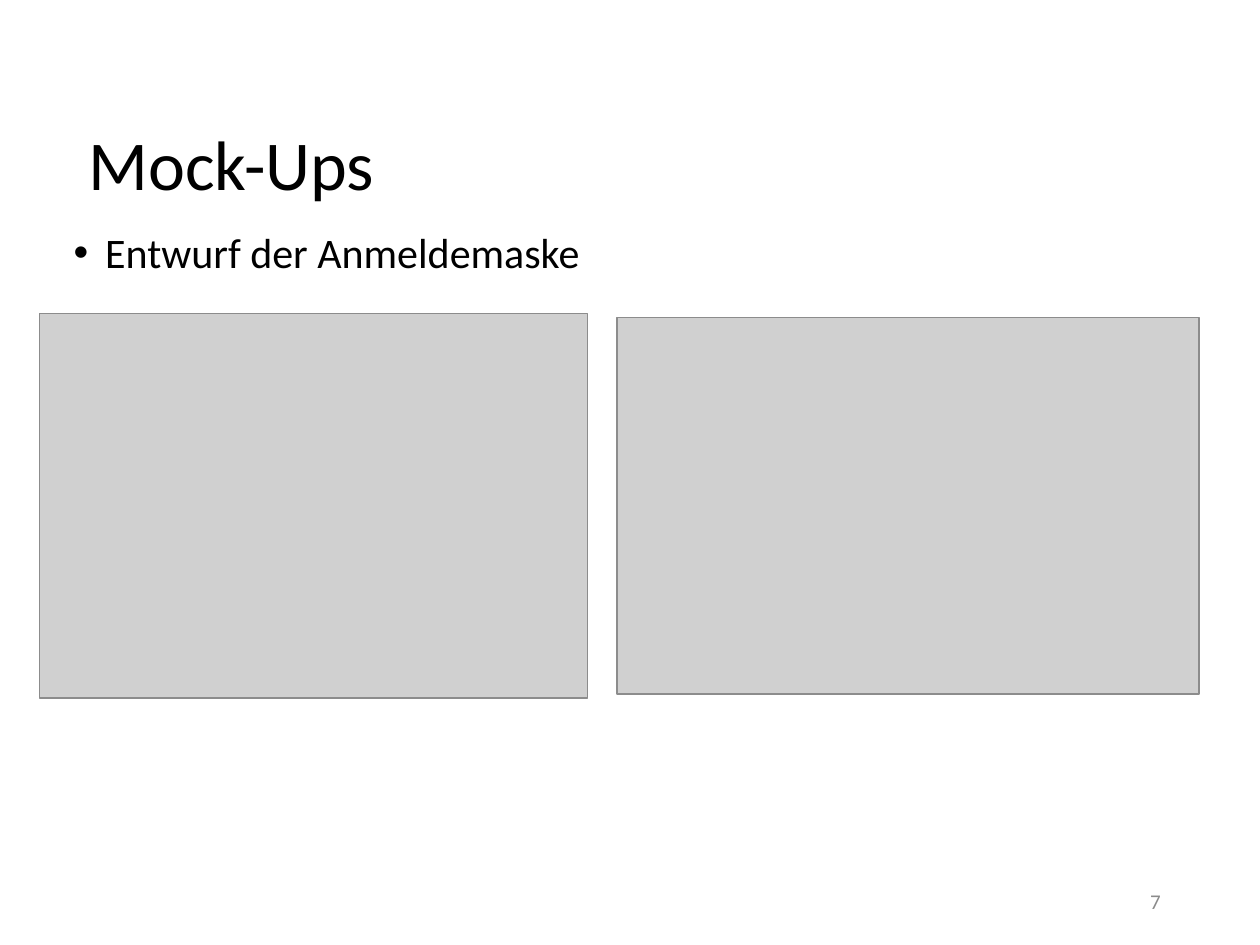
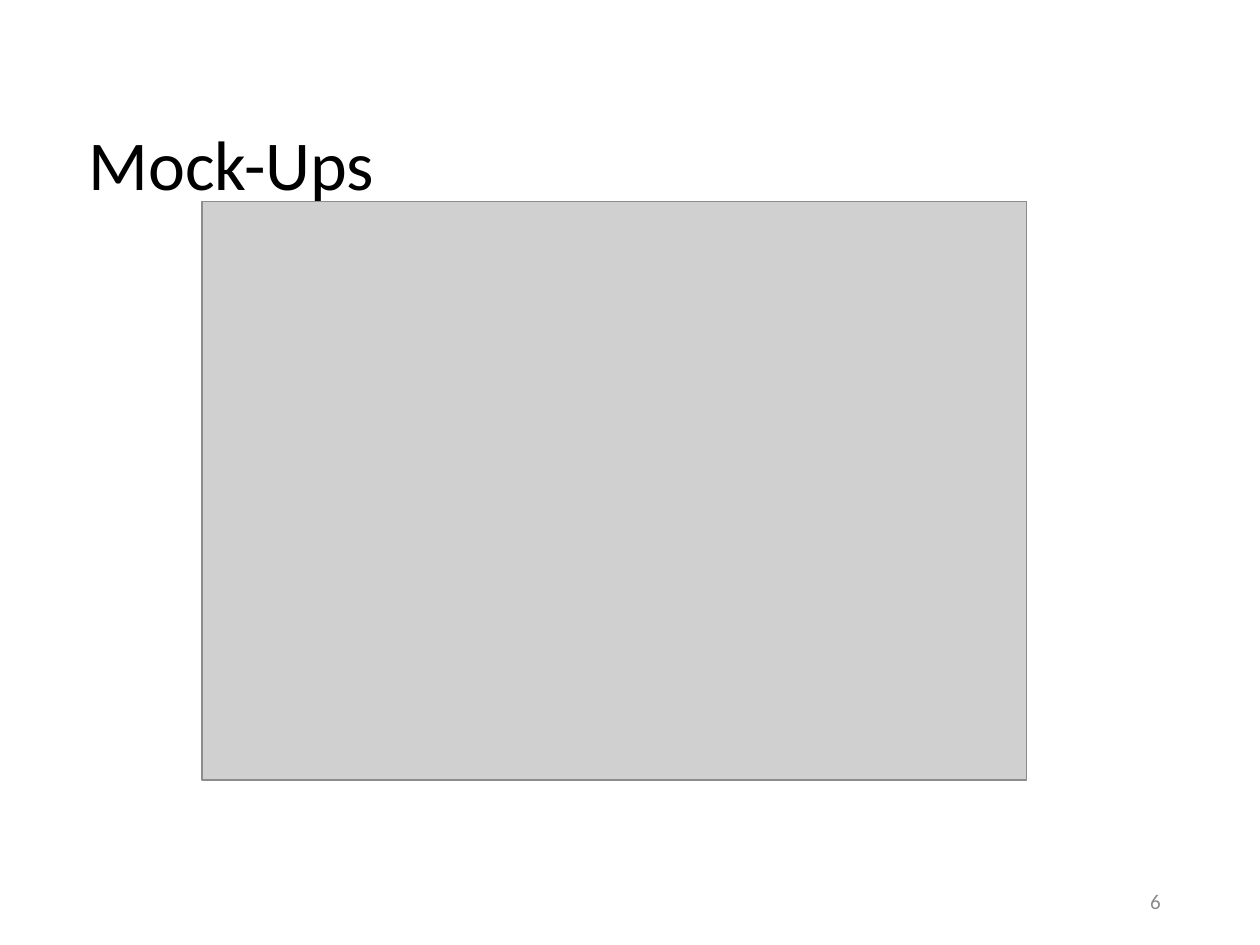
Before and after one commit to JavanXD/YAAW-Pricetracker, a slide deck: slide 6 of Präsentation/Präsentation Gruppe 2.pptx (slide 7 before the commit). Drawn at 1260x945 pixels with LibreOffice and Linux fonts; fonts in the diff are those of the drawing; grey boxes stand for pictures; background and template pictures are left out. Boxes give left, top, right and bottom in pixels: in the first picture for what was removed or moved away, otherwise in the second. Text is boxed around its words. In the diff, an @@ line names an element or a change of style, - is before the commit and + after.

```diff
--- a/Präsentation/Präsentation Gruppe 2.pptx
+++ b/Präsentation/Präsentation Gruppe 2.pptx
@@ picture: place and size @@
-picture at box(40, 314, 588, 698)
+picture at box(202, 202, 1027, 781)
@@ text removed at box(105, 238, 579, 269) @@
-• Entwurf der Anmeldemaske
@@ picture removed at box(617, 318, 1200, 694) @@
@@ page number at box(1150, 895, 1161, 909): text changed @@
-7
+6
```
Also in this commit, not shown: 1 other slide changed, 1 slide added, 1 slide removed.
